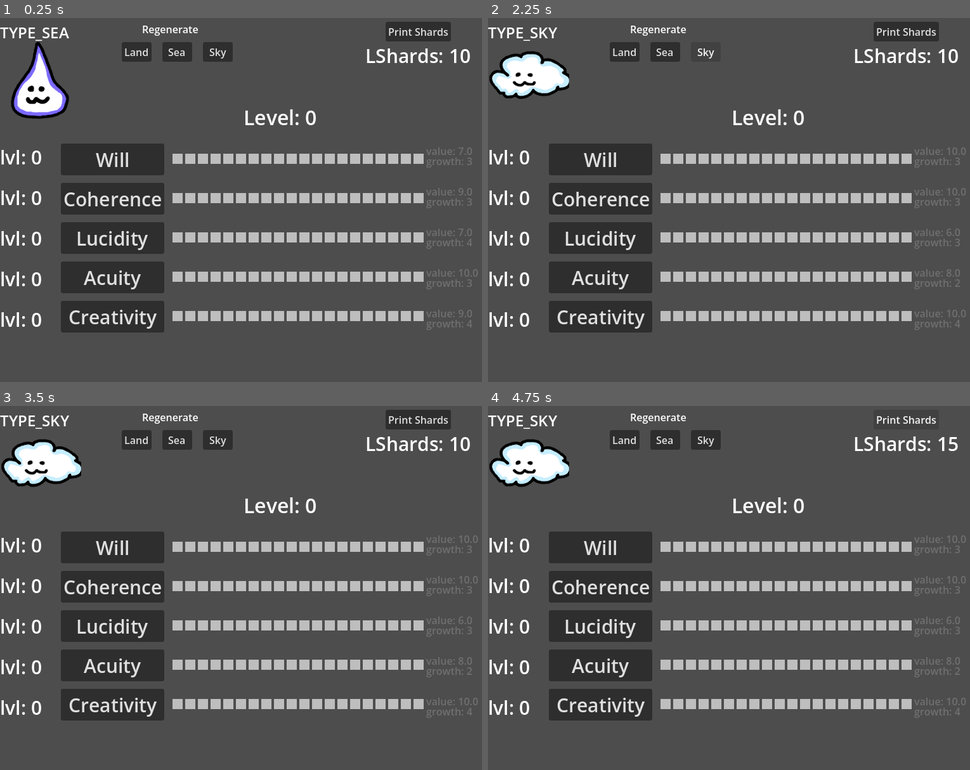
Above: before the commit, frames 1-4 (two rows, left to right).
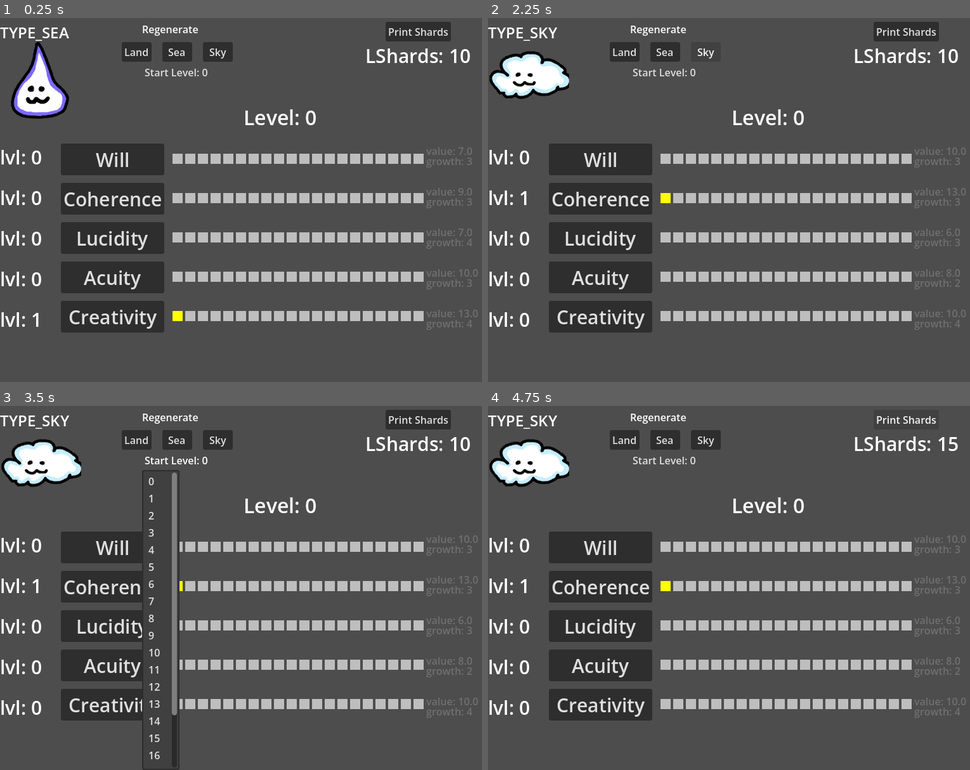
Above: after the commit, the same moments.

Repository: RubeculaBee/dream-catcher
Game: Godot game, scene res://Scenes/Rooms/lvlUpTester.tscn
Two runs of this game, one before a commit and one after it. Both use one fixed random seed, a clock stepped at 60 frames per second and the inputs below. This scene is started directly instead of the project's main scene. The engine's default icon, where the game draws it, is replaced by a stand-in: a white triangle on a blue panel in a dark square.
Inputs (mouse positions are in pixels of both pictures, inside the frame that each line leads up to):
- Up to frame 1 (0.25 s): no input
- Up to frame 2 (2.25 s): click "Land" at 0.5 s; click "Sea" at 1.25 s; click "Sky" at 2 s
- Up to frame 3 (3.5 s): click (178, 460) at 2.75 s, where only the run after the commit has a clickable "Start Level: 0"
- Up to frame 4 (4.75 s): click (666, 460) at 3.5 s, where only the run after the commit has a clickable "Start Level: 0"; click "Print Shards" at 4.25 s

The runs differ from the first frame. In frame 1, 0.2% of the frame differs, in the area x 6-100%, y 13-85%; in frame 2, 0.2%; in frame 3, 1.9%, in the area x 6-98%, y 13-100%; in frame 4, 0.2%.

Commit message:
figments can now be created at a specific starting level

Diff:
--- a/Scenes/Rooms/lvlUpTester.tscn
+++ b/Scenes/Rooms/lvlUpTester.tscn
@@ -52,6 +52,13 @@
 offset_bottom = 63.0
 text = "Sky"
 
+[node name="MenuButton" type="MenuButton" parent="Figment/Regenerate" unique_id=699772187]
+layout_mode = 0
+offset_top = 64.0
+offset_right = 95.0
+offset_bottom = 95.0
+text = "Start Level: 0"
+
 [node name="Level" type="Label" parent="." unique_id=1823456014]
 offset_left = 384.0
 offset_top = 160.0
--- a/Scripts/Figments/figment.gd
+++ b/Scripts/Figments/figment.gd
@@ -12,7 +12,7 @@
 var hp: int
 var level: int
 
-func _init(blueprint: String) -> void:
+func _init(blueprint: String, startLvl: int) -> void:
 	var bp: Blueprint = blueprints[blueprint]
 	print("creating a %s" % blueprint)
 
@@ -30,6 +30,10 @@
 
 	hp = stats.coherence.value * 10
 	level = 0
+
+	for i in range(min(startLvl*5 + randi_range(0,4), 100)):
+		while !self.levelUp(self.stats.keys()[randi_range(0,4)]):
+			pass
 
 func levelUp(statName: String) -> bool:
 	if !self.stats[statName].increase():
--- a/Scripts/Figments/lvlUpTester.gd
+++ b/Scripts/Figments/lvlUpTester.gd
@@ -3,15 +3,26 @@
 var figment: Figment
 var lShards: int
 var indicators: Array[Array]
+var startLevel: int
 
 func _ready() -> void:
-	figment = Figment.new("seaTest")
+	startLevel = 0
 	lShards = 10
 
 	setupLvlIndicator()
+	setupLevelSelector()
+	newFigment("seaTest")
 	connectSignals()
-	updateLevels()
-	updateFigment()
+
+func setupLevelSelector():
+	var selector = $Figment/Regenerate/MenuButton
+	for i in range(21):
+		selector.get_popup().add_item("%s" % i)
+	selector.get_popup().index_pressed.connect(changeLevel)
+
+func changeLevel(index: int):
+	$Figment/Regenerate/MenuButton.text = "Start Level: %s" % index
+	startLevel = index
 
 func updateFigment():
 	$Figment.texture = figment.sprite
@@ -19,6 +30,10 @@
 	for row: Array[ColorRect] in indicators:
 		for ind: ColorRect in row:
 			ind.color = Color.GRAY
+
+	for i in range(5):
+		for j in range(figment.stats.values()[i].level):
+			indicators[i][j].color = Color.YELLOW
 
 
 func updateLevels():
@@ -45,7 +60,7 @@
 	$Figment/Regenerate/Sky.pressed.connect(newFigment.bind("skyTest"))
 
 func newFigment(bp: String):
-	figment = Figment.new(bp)
+	figment = Figment.new(bp, startLevel)
 	updateLevels()
 	updateFigment()
 
@@ -68,6 +83,5 @@
 		for i in range(20):
 			indicators[j].append(ColorRect.new())
 			indicators[j][i].size = Vector2(16,16)
-			indicators[j][i].color = Color.GRAY
 			indicators[j][i].position = Vector2(272+20*i,240+62*j)
 			add_child(indicators[j][i])
